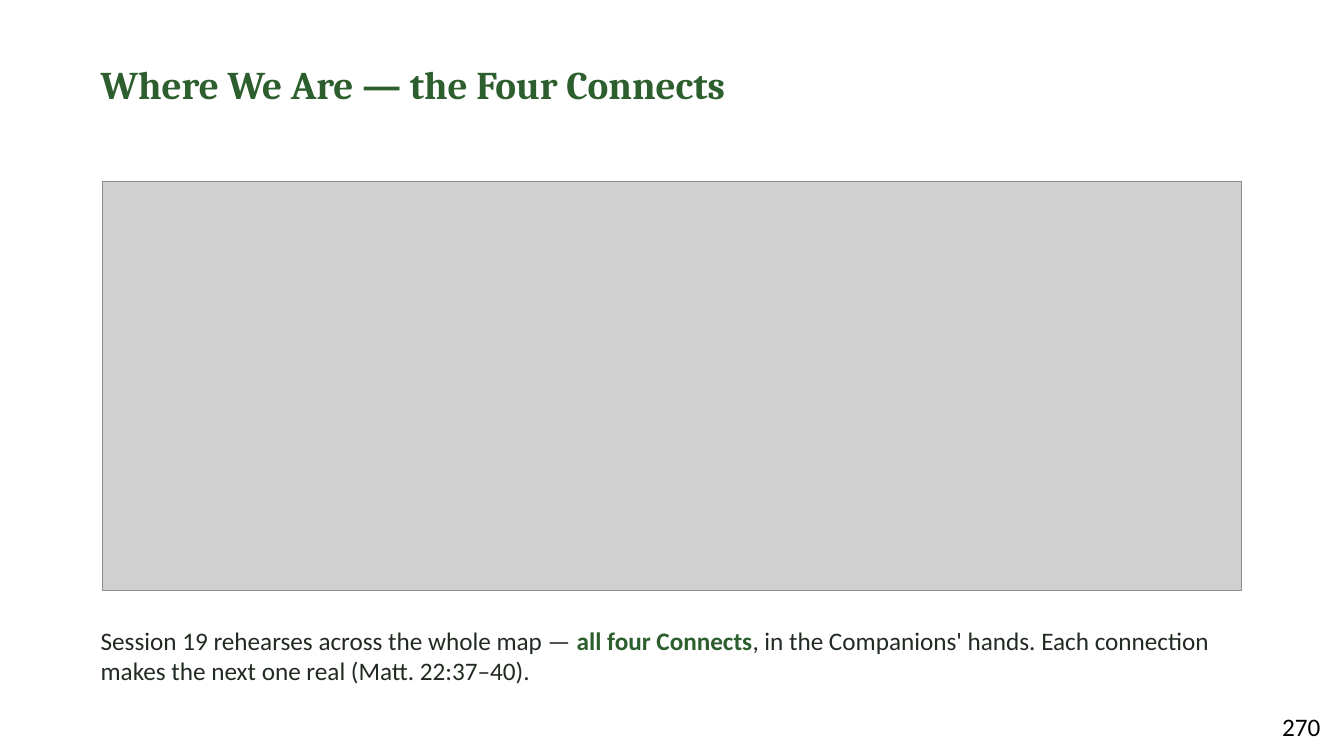
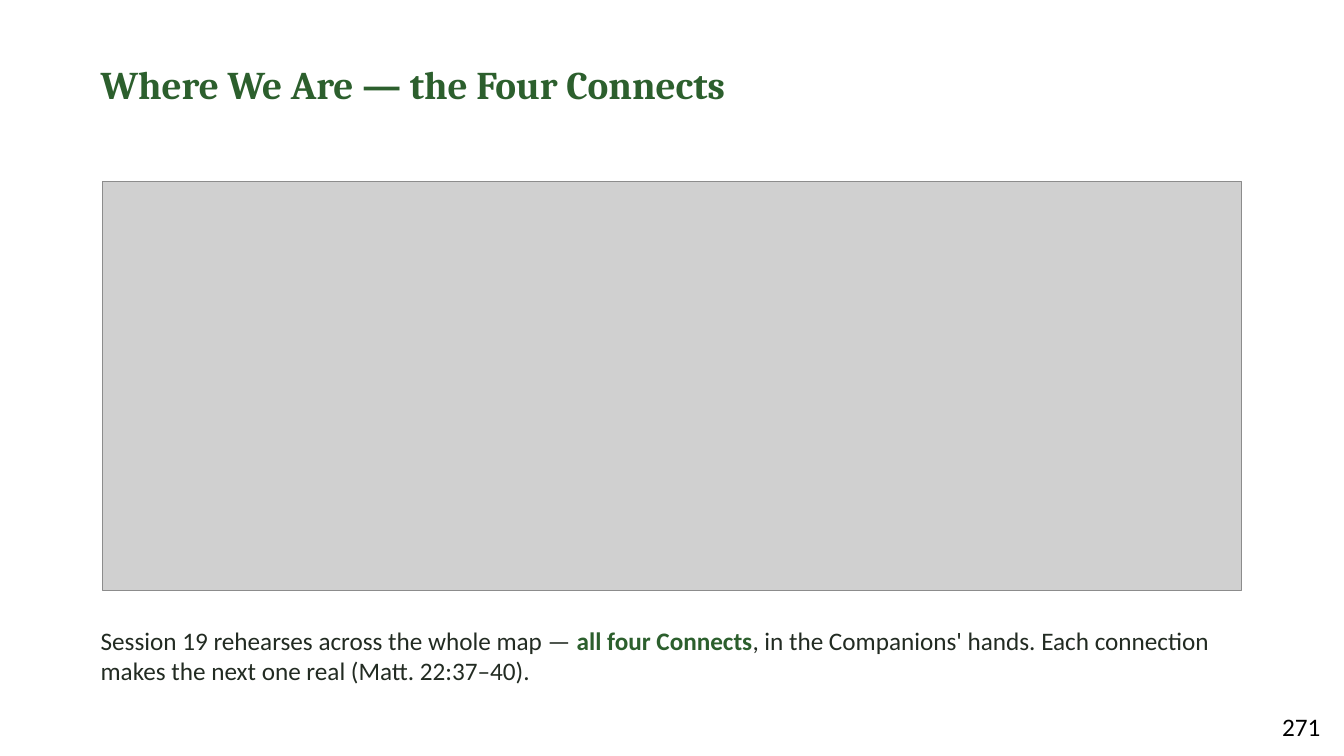
Before and after one commit to jgtittle-ministries/fellowship-of-the-heart-pilot-at-cca-dev, a slide deck: slide 3 of _implementation-notes/evening-series/FotH Evening Session 19 Slides DRAFT v1.pptx. Drawn at 1344x756 pixels with LibreOffice and Linux fonts; fonts in the diff are those of the drawing; grey boxes stand for pictures. Boxes give left, top, right and bottom in pixels: in the first picture for what was removed or moved away, otherwise in the second. Text is boxed around its words. In the diff, an @@ line names an element or a change of style, - is before the commit and + after.

```diff
--- a/_implementation-notes/evening-series/FotH Evening Session 19 Slides DRAFT v1.pptx
+++ b/_implementation-notes/evening-series/FotH Evening Session 19 Slides DRAFT v1.pptx
@@ text at <box>1282,719,1320,736</box>: text changed @@
-270
+271
```
Also in this commit, not shown: 14 other slides changed, 15 other files.
